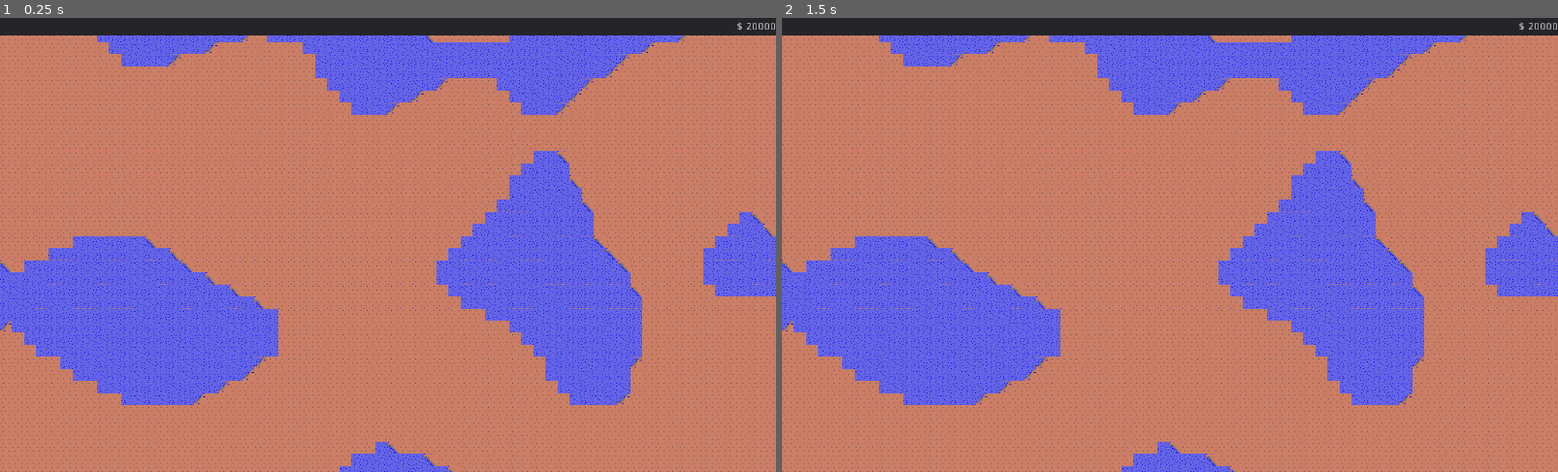
Above: before the commit, frames 1-2 (left to right).
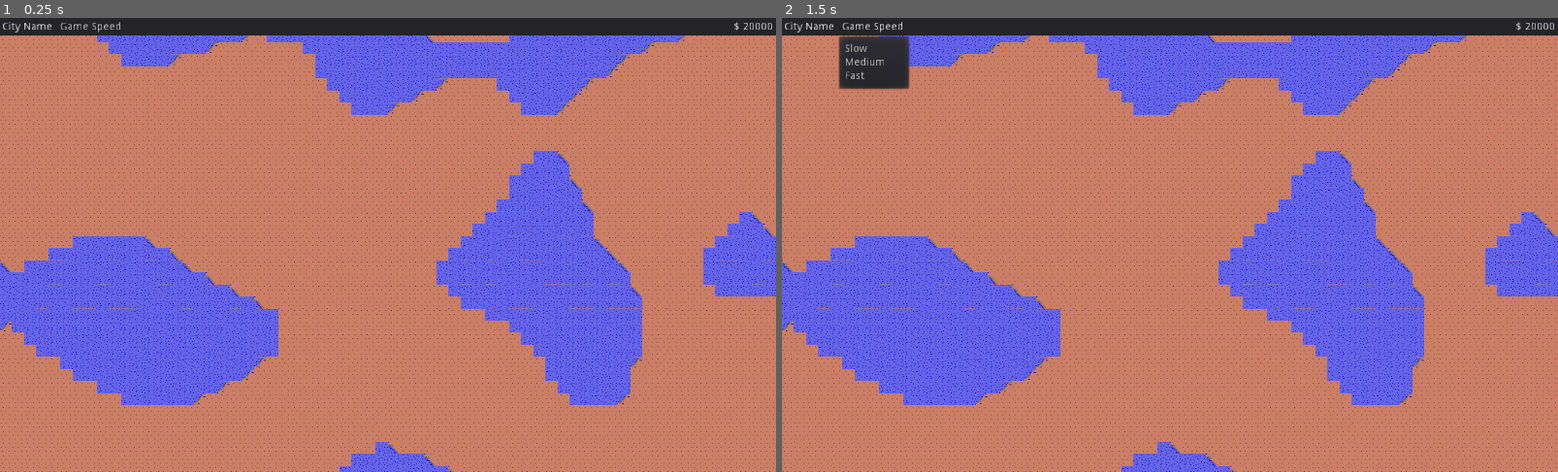
Above: after the commit, the same moments.

Repository: tonytins/citylimits
Game: Godot game, scene res://world.tscn
Same seed, same stepped clock (60 frames per second), same inputs: the game is played once before the commit and once after it.
Inputs (mouse positions are in pixels of both pictures, inside the frame that each line leads up to):
- Up to frame 1 (0.25 s): no input
- Up to frame 2 (1.5 s): click (875, 27) at 0.5 s, where only the run after the commit has a clickable "Game Speed"; click (875, 27) at 1.25 s, where only the run after the commit has a clickable "Game Speed"

The runs differ from the first frame. In frame 1, 0.2% of the frame differs, in the area x 0-100%, y 0-4%; in frame 2, 1.2%, in the area x 0-100%, y 0-16%.

Commit message:
City name and game speed options
- Added city name and game speed options to the right side of the top bar.
- HBox was renamed to CityStatus

Diff:
--- a/src/gui.tscn
+++ b/src/gui.tscn
@@ -3,28 +3,66 @@
 [node name="GUI" type="Control"]
 anchor_right = 1.0
 anchor_bottom = 1.0
+__meta__ = {
+"_edit_use_anchors_": false
+}
 
 [node name="GPanel" type="Panel" parent="."]
 anchor_right = 1.0
 margin_bottom = 23.0
+__meta__ = {
+"_edit_use_anchors_": false
+}
 
-[node name="HBox" type="HBoxContainer" parent="GPanel"]
+[node name="CityMenus" type="HBoxContainer" parent="GPanel"]
+anchor_top = 0.5
+anchor_bottom = 0.5
+margin_left = 3.0
+margin_top = -10.0
+margin_right = 166.0
+margin_bottom = 10.0
+__meta__ = {
+"_edit_use_anchors_": false
+}
+
+[node name="CityNameLbl" type="Label" parent="GPanel/CityMenus"]
+margin_top = 3.0
+margin_right = 66.0
+margin_bottom = 17.0
+text = "City Name"
+
+[node name="GameSpeed" type="MenuButton" parent="GPanel/CityMenus"]
+margin_left = 70.0
+margin_right = 163.0
+margin_bottom = 20.0
+text = "Game Speed"
+items = [ "Slow", null, 0, false, false, 0, 0, null, "", false, "Medium", null, 0, false, false, 1, 0, null, "", false, "Fast", null, 0, false, false, 2, 0, null, "", false ]
+
+[node name="CityStatus" type="HBoxContainer" parent="GPanel"]
+anchor_left = 1.0
+anchor_top = 0.5
 anchor_right = 1.0
-margin_top = 2.0
-margin_bottom = 22.0
+anchor_bottom = 0.5
+margin_left = -276.0
+margin_top = -9.5
+margin_right = -4.0
+margin_bottom = 10.5
 alignment = 2
+__meta__ = {
+"_edit_use_anchors_": false
+}
 
-[node name="CurrencyLbl" type="Label" parent="GPanel/HBox"]
-margin_left = 1003.0
+[node name="CurrencyLbl" type="Label" parent="GPanel/CityStatus"]
+margin_left = 251.0
 margin_top = 3.0
-margin_right = 1011.0
+margin_right = 259.0
 margin_bottom = 17.0
 text = "$"
 
-[node name="MoneyLbl" type="Label" parent="GPanel/HBox"]
-margin_left = 1015.0
+[node name="MoneyLbl" type="Label" parent="GPanel/CityStatus"]
+margin_left = 263.0
 margin_top = 3.0
-margin_right = 1024.0
+margin_right = 272.0
 margin_bottom = 17.0
 text = "#"
 
--- a/src/scripts/world.gd
+++ b/src/scripts/world.gd
@@ -6,7 +6,7 @@
 
 func _process(delta):
 
-	$GUI/GPanel/HBox/MoneyLbl.text = str(bank.budget)
+	$GUI/GPanel/CityStatus/MoneyLbl.text = str(bank.budget)
 
 func _input(event):
 	pass
